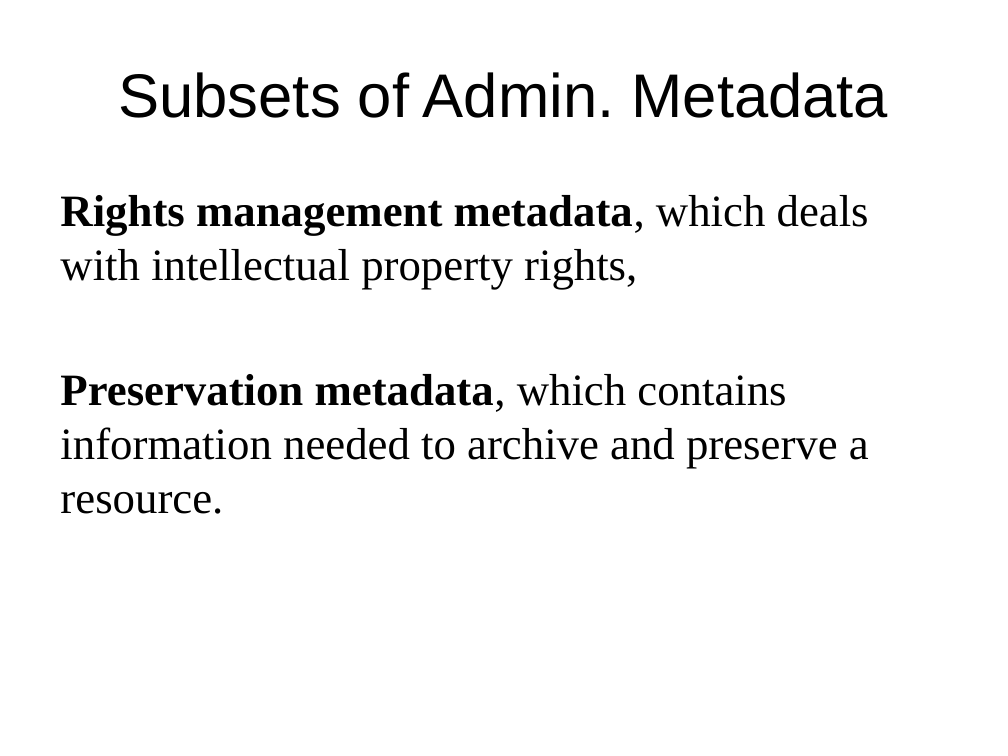
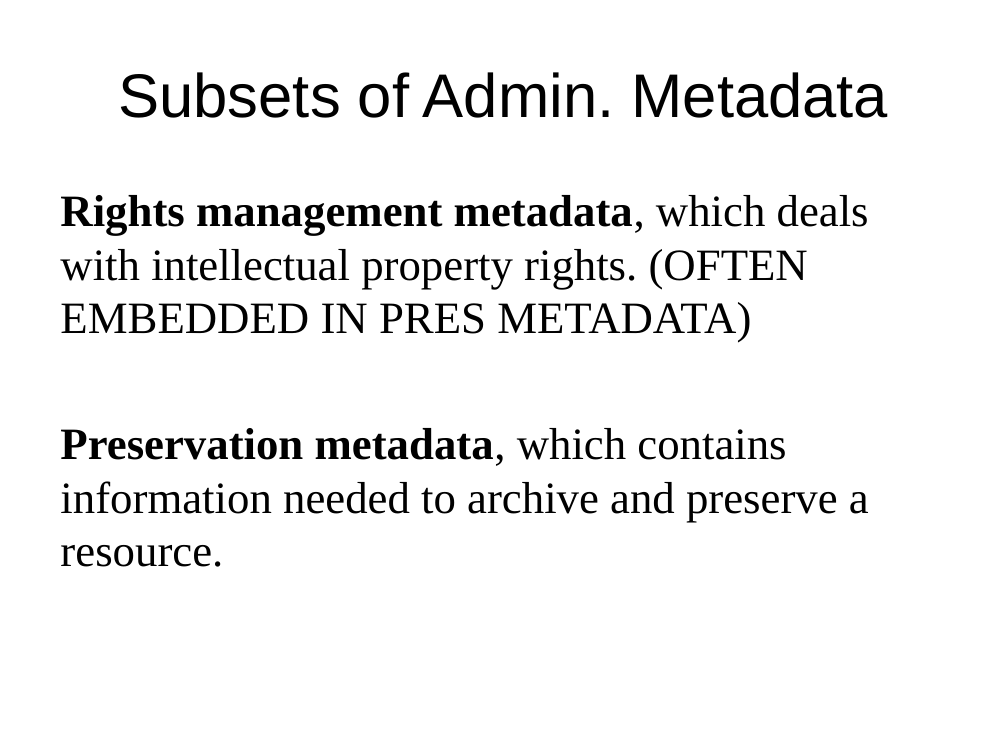
Before and after one commit to DataCurationWorkshop/HongKongCurationWorkshop, a slide deck: slide 14 of Day_2/Day_2_Lectures/Day_2_Metadata_Intro.pptx (slide 12 before the commit). Drawn at 1008x756 pixels with LibreOffice and Linux fonts; fonts in the diff are those of the drawing; background and template pictures are left out. Boxes give left, top, right and bottom in pixels: in the first picture for what was removed or moved away, otherwise in the second. Text is boxed around its words. In the diff, an @@ line names an element or a change of style, - is before the commit and + after.

```diff
--- a/Day_2/Day_2_Lectures/Day_2_Metadata_Intro.pptx
+++ b/Day_2/Day_2_Lectures/Day_2_Metadata_Intro.pptx
@@ text at [60,195,869,343]: text changed @@
-Rights management metadata, which deals with intellectual property rights,
+Rights management metadata, which deals with intellectual property rights. (OFTEN EMBEDDED IN PRES METADATA)
```
Also in this commit, not shown: 5 other slides changed, 4 slides added, 3 slides removed, 4 other files.
